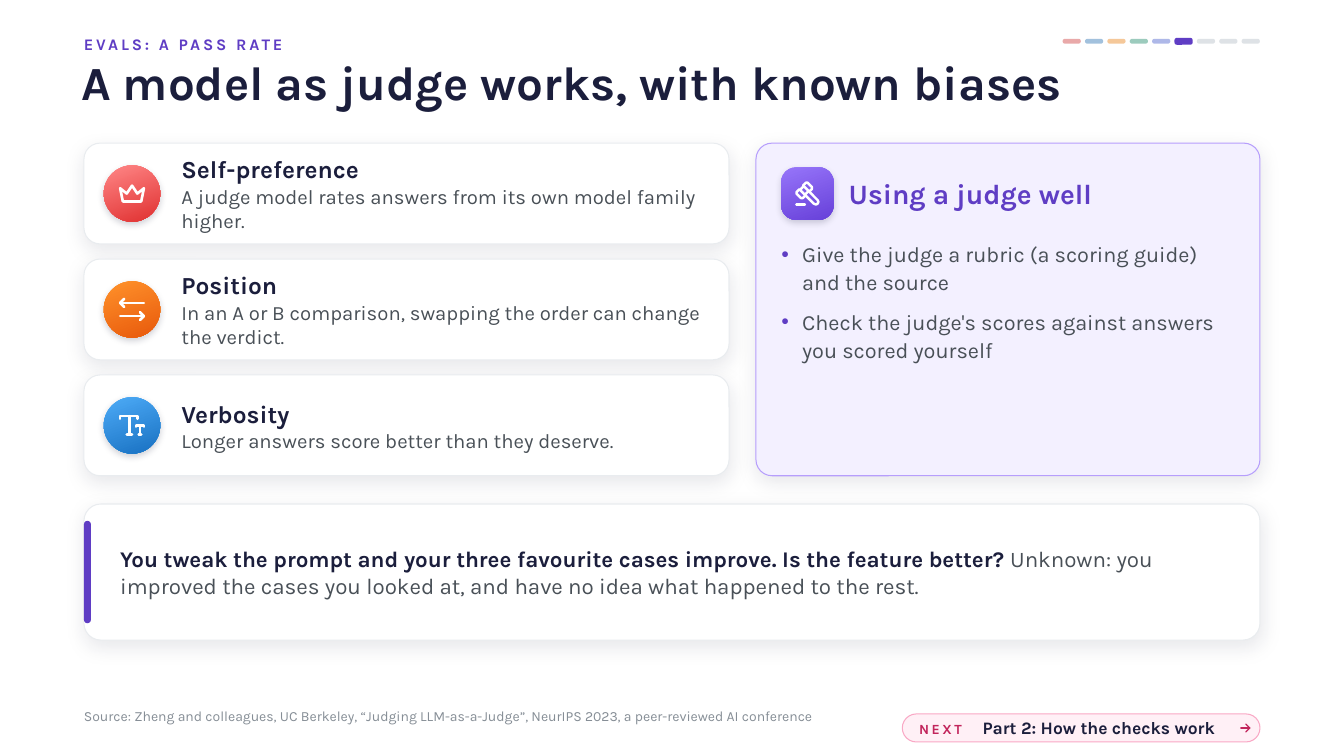
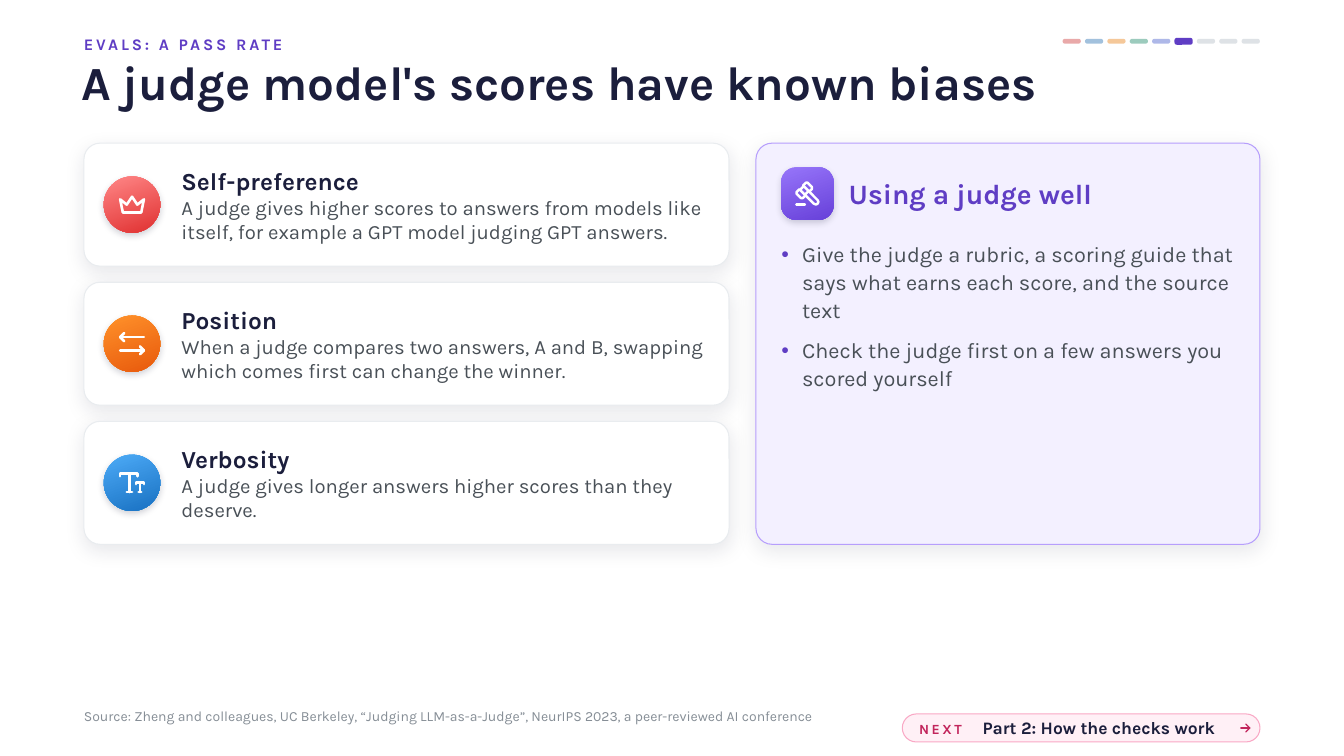
Before and after one commit to EnochOlaoye/ai-assisted-programming-module, a slide deck: slide 24 of lectures-and-labs/week10/cicd-lecture.pptx (slide 20 before the commit). Drawn at 1344x756 pixels with LibreOffice and Linux fonts; fonts in the diff are those of the drawing; background and template pictures are left out. Boxes give left, top, right and bottom in pixels: in the first picture for what was removed or moved away, otherwise in the second. Text is boxed around its words. In the diff, an @@ line names an element or a change of style, - is before the commit and + after.

```diff
--- a/lectures-and-labs/week10/cicd-lecture.pptx
+++ b/lectures-and-labs/week10/cicd-lecture.pptx
@@ title at [81, 66, 1037, 111]: text changed @@
-A model as judge works, with known biases
+A judge model's scores have known biases
@@ rounded rectangle: place and size @@
-rounded rectangle at [84, 143, 729, 244]
+rounded rectangle at [84, 143, 729, 266]
@@ rounded rectangle: place and size @@
-rounded rectangle at [756, 143, 1260, 476]
+rounded rectangle at [756, 143, 1260, 544]
@@ ellipse: place and size @@
-ellipse at [104, 165, 160, 222]
+ellipse at [104, 176, 160, 233]
@@ freeform shape: place and size @@
-freeform shape at [116, 177, 147, 209]
+freeform shape at [116, 189, 147, 220]
@@ text at [181, 201, 702, 244]: text changed @@
-A judge model rates answers from its own model family higher.
+A judge gives higher scores to answers from models like itself, for example a GPT model judging GPT answers.
@@ text at [802, 247, 1233, 392]: text changed @@
-● Give the judge a rubric (a scoring guide) and the source
-● Check the judge's scores against answers you scored yourself
+● Give the judge a rubric, a scoring guide that says what earns each score, and the source text
+● Check the judge first on a few answers you scored yourself
@@ rounded rectangle: place and size @@
-rounded rectangle at [84, 259, 729, 360]
+rounded rectangle at [84, 282, 729, 405]
@@ text "Position": place and size @@
-text "Position" at [181, 276, 700, 344]
+text "Position" at [181, 311, 703, 383]
@@ ellipse: place and size @@
-ellipse at [104, 281, 160, 338]
+ellipse at [104, 316, 160, 372]
@@ freeform shape: place and size @@
-freeform shape at [116, 293, 147, 325]
+freeform shape at [116, 328, 147, 359]
@@ text at [181, 340, 703, 383]: text changed @@
-In an A or B comparison, swapping the order can change the verdict.
+When a judge compares two answers, A and B, swapping which comes first can change the winner.
@@ proportions changed in 4 elements at [84, 143, 729, 266], [84, 282, 729, 405], [756, 143, 1260, 544], [84, 421, 729, 544] @@
@@ rounded rectangle: place and size @@
-rounded rectangle at [84, 375, 729, 476]
+rounded rectangle at [84, 421, 729, 544]
@@ text "Verbosity": place and size @@
-text "Verbosity" at [181, 405, 613, 453]
+text "Verbosity" at [181, 450, 672, 517]
@@ ellipse: place and size @@
-ellipse at [104, 397, 160, 454]
+ellipse at [104, 455, 160, 511]
@@ freeform shape: place and size @@
-freeform shape at [116, 409, 147, 441]
+freeform shape at [116, 467, 147, 498]
@@ text at [181, 479, 672, 517]: text changed @@
-Longer answers score better than they deserve.
+A judge gives longer answers higher scores than they deserve.
@@ rounded rectangle removed at [84, 504, 1260, 640] @@
@@ rounded rectangle removed at [84, 521, 91, 624] @@
@@ text removed at [120, 551, 1153, 600] @@
-You tweak the prompt and your three favourite cases improve. Is the feature better? Unknown: you improved the cases you looked at, and have no idea what happened to the rest.
```
Also in this commit, not shown: 8 other slides changed, 7 slides added, 3 slides removed, 6 other files.
